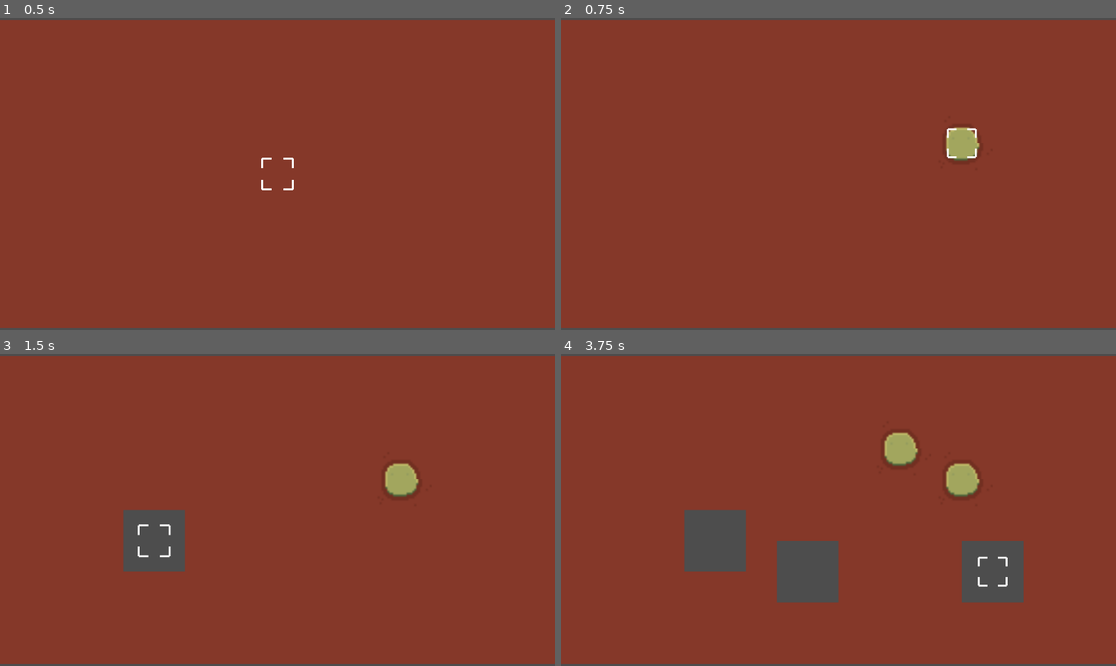
Above: before the commit, frames 1-4 (two rows, left to right).
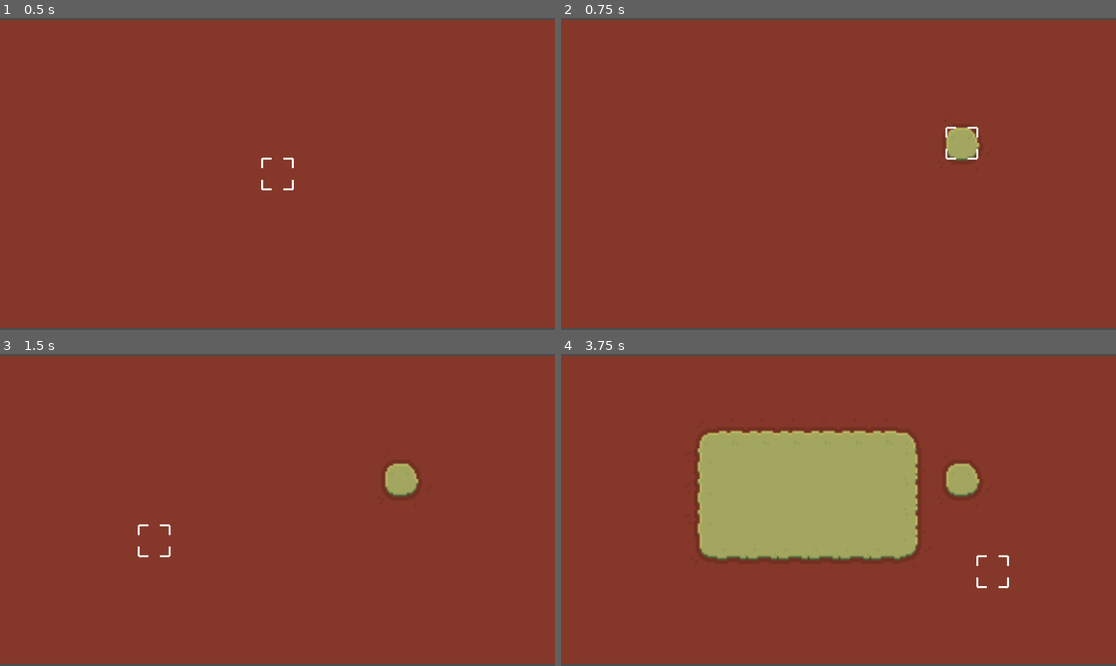
Above: after the commit, the same moments.

Repository: Barni228/level-editor
Game: Godot game, scene res://main.tscn
The game is run twice, just before and just after one commit, with the same random seed, the same clock (stepped at 60 frames per second) and the same inputs.
Inputs (mouse positions are in pixels of both pictures, inside the frame that each line leads up to):
- Up to frame 1 (0.5 s): no input
- Up to frame 2 (0.75 s): tap Enter at 0.5 s; move the mouse to (960, 158) at 0.52 s; press the mouse at (960, 158) at 0.53 s
- Up to frame 3 (1.5 s): right-click (399, 494) at 0.8 s; move the mouse to (166, 525) at 1.27 s; release the mouse at (166, 525) at 1.28 s; right-click (166, 525) at 1.35 s
- Up to frame 4 (3.75 s): tap R (rect, bound only after the commit) at 1.55, 2.1 s; tap Space at 2 s; move the mouse to (894, 441) at 2.02 s; press the mouse at (894, 441) at 2.03 s; move the mouse to (810, 572) at 2.77 s; release the mouse at (810, 572) at 2.78 s; click (810, 572) at 2.85 s; right-click (810, 572) at 3.05 s; tap Enter at 3.5 s; move the mouse to (1005, 556) at 3.52 s; hold Right mouse button (remove_tile) from 3.53 s (still down)

Frame 1 is identical in both runs. In frame 2, 0.2% of the frame differs, in the area x 69-76%, y 34-46%; in frame 3, 2.1%; in frame 4, 20%, in the area x 22-84%, y 24-80%.

Commit message:
Added rect tool
Now you can select a lot of stuff at once!

Diff:
--- a/main.tscn
+++ b/main.tscn
@@ -97,45 +97,6 @@
 terrain_set_0/terrain_2/color = Color(0.46875, 0.5, 0.25, 1)
 sources/0 = SubResource("TileSetAtlasSource_7mycd")
 
-[sub_resource type="Animation" id="Animation_lquwl"]
-length = 0.001
-tracks/0/type = "value"
-tracks/0/imported = false
-tracks/0/enabled = true
-tracks/0/path = NodePath(".:scale")
-tracks/0/interp = 1
-tracks/0/loop_wrap = true
-tracks/0/keys = {
-"times": PackedFloat32Array(0),
-"transitions": PackedFloat32Array(1),
-"update": 0,
-"values": [Vector2(1, 1)]
-}
-
-[sub_resource type="Animation" id="Animation_1bvp3"]
-resource_name = "blink"
-length = 0.5
-loop_mode = 2
-step = 0.1
-tracks/0/type = "value"
-tracks/0/imported = false
-tracks/0/enabled = true
-tracks/0/path = NodePath(".:scale")
-tracks/0/interp = 1
-tracks/0/loop_wrap = true
-tracks/0/keys = {
-"times": PackedFloat32Array(0, 0.5),
-"transitions": PackedFloat32Array(1, 1),
-"update": 1,
-"values": [Vector2(1, 1), Vector2(0.9, 0.9)]
-}
-
-[sub_resource type="AnimationLibrary" id="AnimationLibrary_lquwl"]
-_data = {
-&"RESET": SubResource("Animation_lquwl"),
-&"blink": SubResource("Animation_1bvp3")
-}
-
 [node name="Main" type="Node2D" unique_id=573929827]
 
 [node name="TileMapLayer" type="TileMapLayer" parent="." unique_id=1011233617]
@@ -154,8 +115,5 @@
 
 [node name="Selector" type="Node2D" parent="." unique_id=280302244 node_paths=PackedStringArray("dual_tile_map")]
 script = ExtResource("4_1bvp3")
+keep_empty = true
 dual_tile_map = NodePath("../DualTileMapLayer")
-
-[node name="AnimationPlayer" type="AnimationPlayer" parent="Selector" unique_id=1743997691]
-libraries/ = SubResource("AnimationLibrary_lquwl")
-autoplay = &"blink"
--- a/project.godot
+++ b/project.godot
@@ -27,6 +27,11 @@
 "events": [Object(InputEventMouseButton,"resource_local_to_scene":false,"resource_name":"","device":-1,"window_id":0,"a …(261 unchanged characters)…
 ]
 }
+rect={
+"deadzone": 0.2,
+"events": [Object(InputEventKey,"resource_local_to_scene":false,"resource_name":"","device":-1,"window_id":0,"alt_pressed":false,"shift_pressed":false,"ctrl_pressed":false,"meta_pressed":false,"pressed":false,"keycode":0,"physical_keycode":82,"key_label":0,"unicode":114,"location":0,"echo":false,"script":null)
+]
+}
 
 [physics]
 
@@ -35,5 +40,3 @@
 [rendering]
 
 rendering_device/driver.windows="d3d12"
-renderer/rendering_method="gl_compatibility"
-renderer/rendering_method.mobile="gl_compatibility"
--- a/selector.gd
+++ b/selector.gd
@@ -1,5 +1,9 @@
 @tool
 extends Node2D
+
+# ALL TILE MAP LOGIC IS IN THE dual_tile_map_layer.gd
+var rect_mode := false
+var rect_start: Vector2i
 
 ## if [member keep_empty] is true, this will NOT remove empty tiles (so it never removes anything from the dual grid, just updates it)
 ## see [method DualTileMapLayer.remove_tile]
@@ -10,24 +14,79 @@
 
 
 func _ready() -> void:
-	# only do _draw in the editor
+	# don't update in editor, this is tool just so it can draw itself
 	if Engine.is_editor_hint():
 		set_process(false)
 
 
 func _process(_delta: float) -> void:
+	if Input.is_action_just_pressed(&"rect"):
+		rect_mode = !rect_mode
+		queue_redraw()
+		if rect_mode:
+			rect_start = mouse_grid_pos()
+			# reset the position at when we are re-drawing, so you don't see a quick position change for 1 frame
+			# since queue_redraw() will redraw at the next frame, so change position at the next frame (so await either 1 frame, or draw signal)
+			# await get_tree().process_frame
+			await draw
+			position = Vector2.ZERO
+
+	var new_pos: Vector2 = mouse_grid_pos() * 16
+
+	if rect_mode and not new_pos.is_equal_approx(position):
+		queue_redraw()
+
+	# only move when in normal mode, because in rect mode cursor stretches
+	if not rect_mode:
+		position = new_pos
+
+	if Input.is_action_pressed(&"add_tile"):
+		for grid_pos in selected_tiles():
+			dual_tile_map.add_tile(grid_pos)
+
+
+	if Input.is_action_pressed(&"remove_tile"):
+		for grid_pos in selected_tiles():
+			dual_tile_map.remove_tile(grid_pos, keep_empty)
+
+
+func selected_tiles() -> Array[Vector2i]:
+	if rect_mode:
+		var end = mouse_grid_pos()
+
+		var min_x = min(rect_start.x, end.x)
+		var max_x = max(rect_start.x, end.x)
+		var min_y = min(rect_start.y, end.y)
+		var max_y = max(rect_start.y, end.y)
+
+		var result: Array[Vector2i] = []
+		for x in range(min_x, max_x + 1):
+			for y in range(min_y, max_y + 1):
+				result.append(Vector2i(x, y))
+		return result
+
+	else:
+		return [mouse_grid_pos()]
+
+func mouse_grid_pos() -> Vector2i:
 	var mouse_pos = get_global_mouse_position()
 	var grid_pos: Vector2i = (mouse_pos / 16).round()
-	position = grid_pos * 16
-
-	if Input.is_action_pressed(&"add_tile"):
-		dual_tile_map.add_tile(grid_pos)
-
-	if Input.is_action_pressed(&"remove_tile"):
-		dual_tile_map.remove_tile(grid_pos, keep_empty)
+	return grid_pos
 
 
 func _draw() -> void:
-	var sides = [Vector2(-8, -8), Vector2(8, -8), Vector2(8, 8), Vector2(-8, 8)]
+	var sides := [Vector2(-8, -8), Vector2(8, -8), Vector2(8, 8), Vector2(-8, 8)]
+
+	if rect_mode:
+		var end = mouse_grid_pos()
+		var min_x = min(rect_start.x, end.x) * 16
+		var max_x = max(rect_start.x, end.x) * 16
+		var min_y = min(rect_start.y, end.y) * 16
+		var max_y = max(rect_start.y, end.y) * 16
+		sides[0] += Vector2(min_x, min_y)
+		sides[1] += Vector2(max_x, min_y)
+		sides[2] += Vector2(max_x, max_y)
+		sides[3] += Vector2(min_x, max_y)
+
 	for i in range(sides.size()):
 		draw_dashed_line(sides[i], sides[(i + 1) % sides.size()], Color.WHITE, 1, 6)
